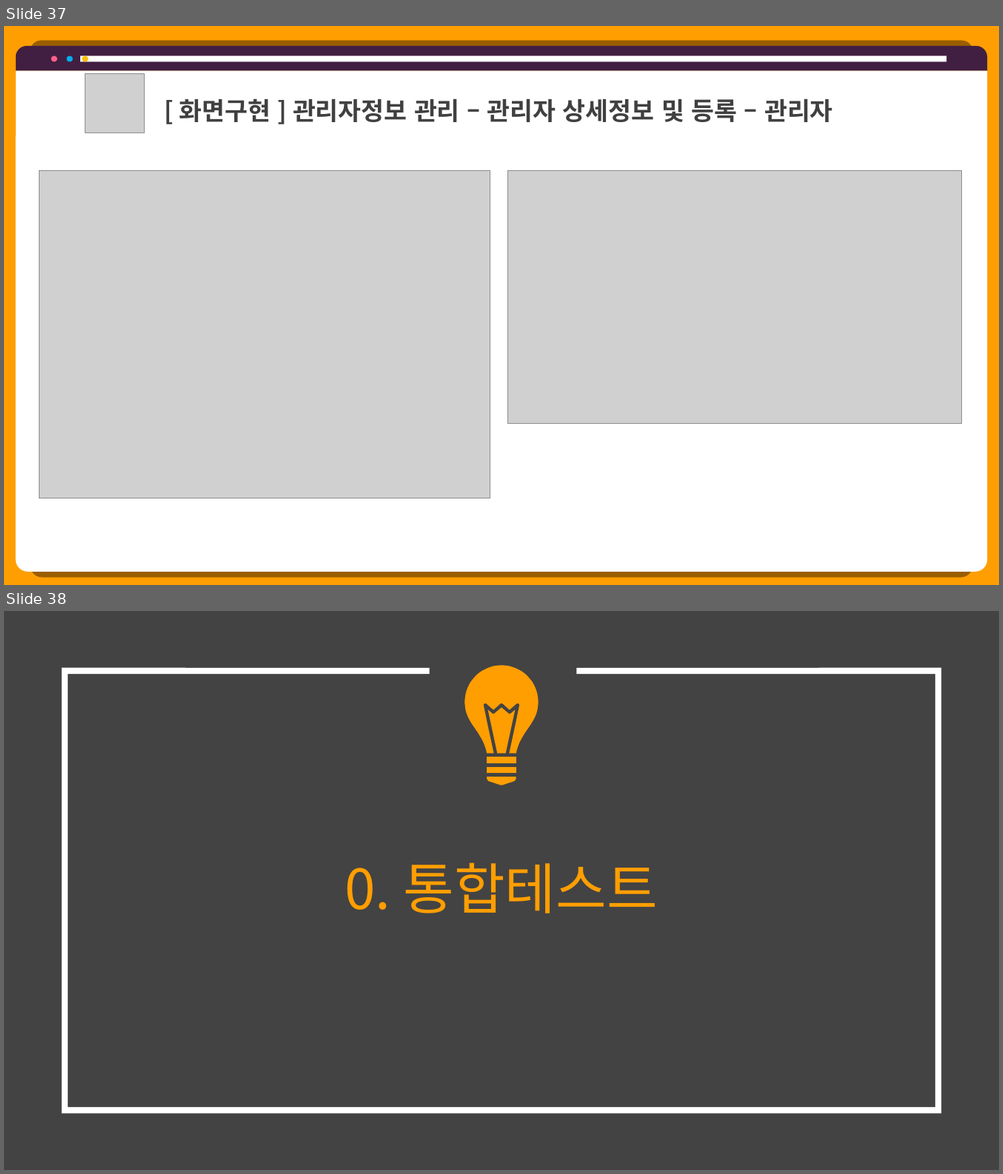
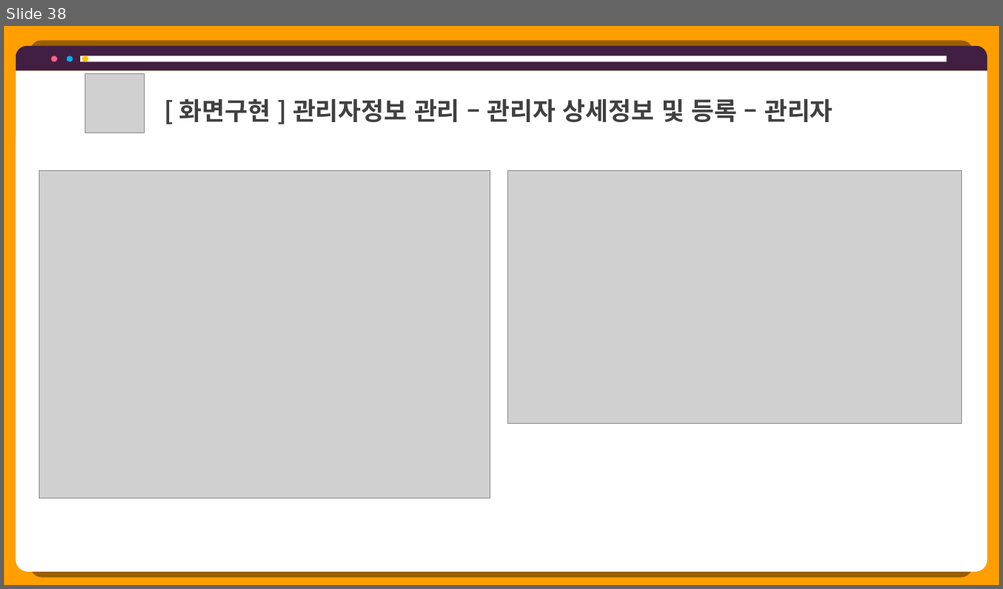
Before and after one commit to hhsw07/ezen-academy-projects, a slide deck: 0 발표용 파워포인트/0608 5차발표/0608 project06 - 파워포인트 - 송우.pptx. Shown one above the other, each under a label of ours: slides 37 and 38 before the commit, slide 38 after it. The pictures are 1003x1174 and 1003x589 pixels, drawn with LibreOffice and Linux fonts; fonts in the diff are those of the drawing; grey boxes stand for pictures. Boxes give left, top, right and bottom in pixels: in the first picture for what was removed or moved away, otherwise in the second. Text is boxed around its words. In the diff, an @@ line names an element or a change of style, - is before the commit and + after.

```diff
--- a/0 발표용 파워포인트/0608 5차발표/0608 project06 - 파워포인트 - 송우.pptx
+++ b/0 발표용 파워포인트/0608 5차발표/0608 project06 - 파워포인트 - 송우.pptx
@@ slide 38 removed at box(4, 611, 999, 1170), background #434343 @@
@@ freeform shape removed at box(65, 671, 938, 1111) @@
@@ group removed at box(464, 666, 538, 785): 5 freeform shapes @@
@@ title removed at box(345, 863, 657, 914) @@
-0. 통합테스트
@@ what was slide 37 is now slide 38 @@
```
Also in this commit, not shown: 1 other file.
